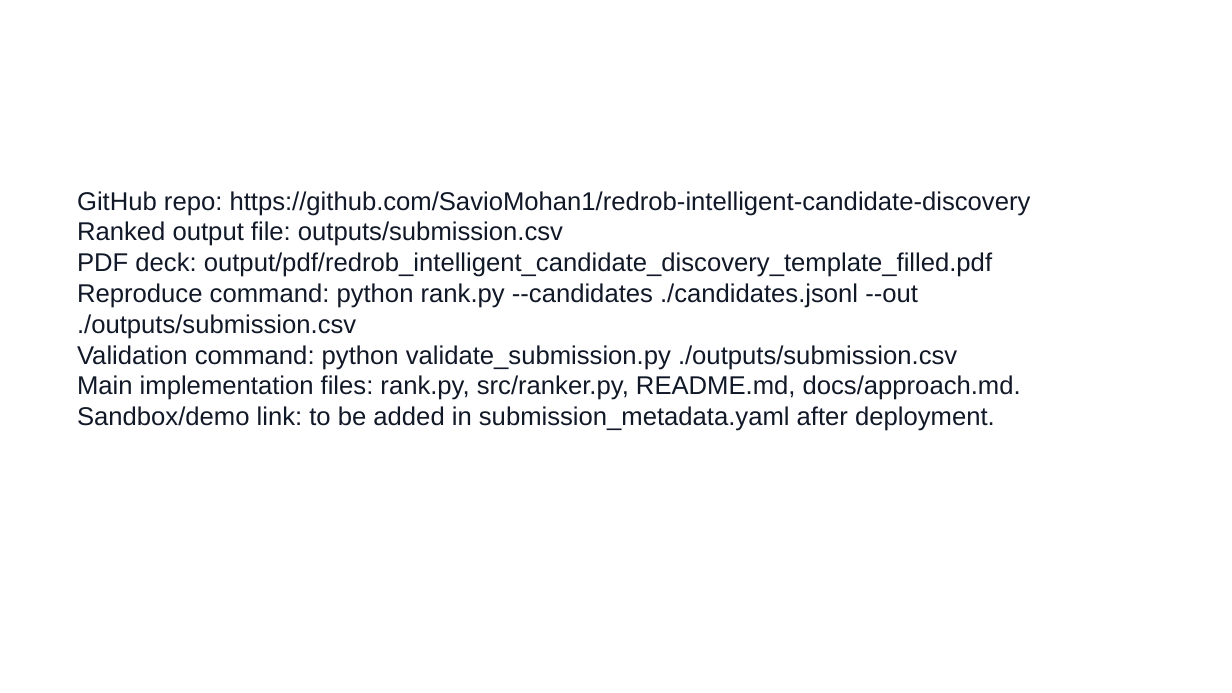
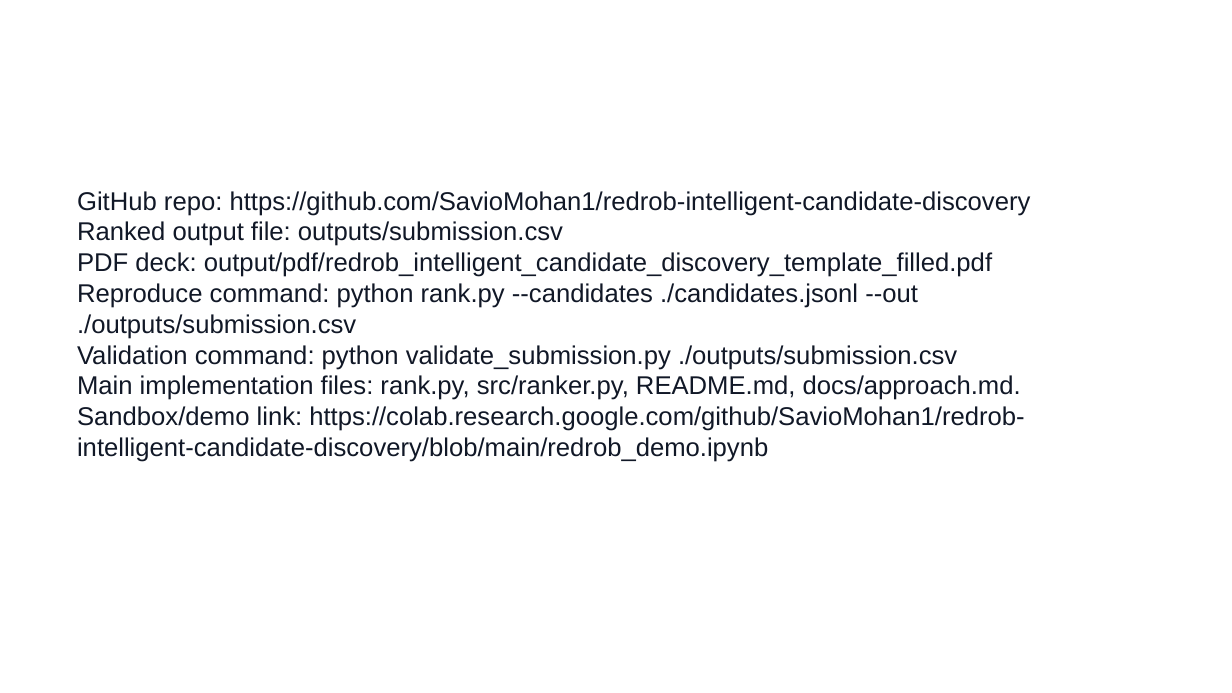
Before and after one commit to SavioMohan1/redrob-intelligent-candidate-discovery, a slide deck: slide 10 of output/pptx/redrob_intelligent_candidate_discovery_template_filled.pptx. Drawn at 1232x693 pixels with LibreOffice and Linux fonts; fonts in the diff are those of the drawing; background and template pictures are left out. Boxes give left, top, right and bottom in pixels: in the first picture for what was removed or moved away, otherwise in the second. Text is boxed around its words. In the diff, an @@ line names an element or a change of style, - is before the commit and + after.

Commit message:
Update demo link and deck assets

```diff
--- a/output/pptx/redrob_intelligent_candidate_discovery_template_filled.pptx
+++ b/output/pptx/redrob_intelligent_candidate_discovery_template_filled.pptx
@@ text at box(77, 406, 1024, 462): text changed @@
-Sandbox/demo link: to be added in submission_metadata.yaml after deployment.
+Sandbox/demo link: https://colab.research.google.com/github/SavioMohan1/redrob-intelligent-candidate-discovery/blob/main/redrob_demo.ipynb
```
Also in this commit, not shown: 6 other files.
